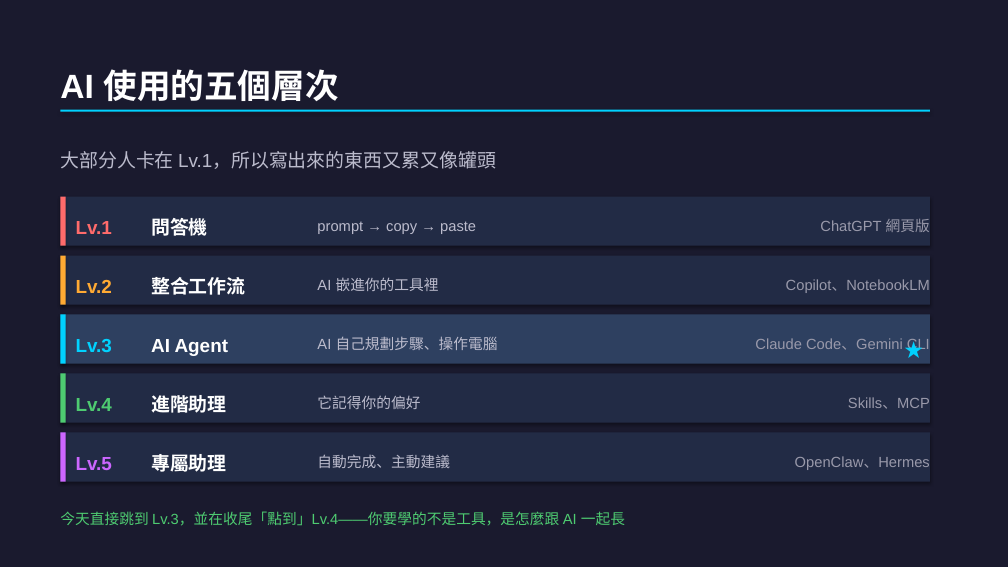
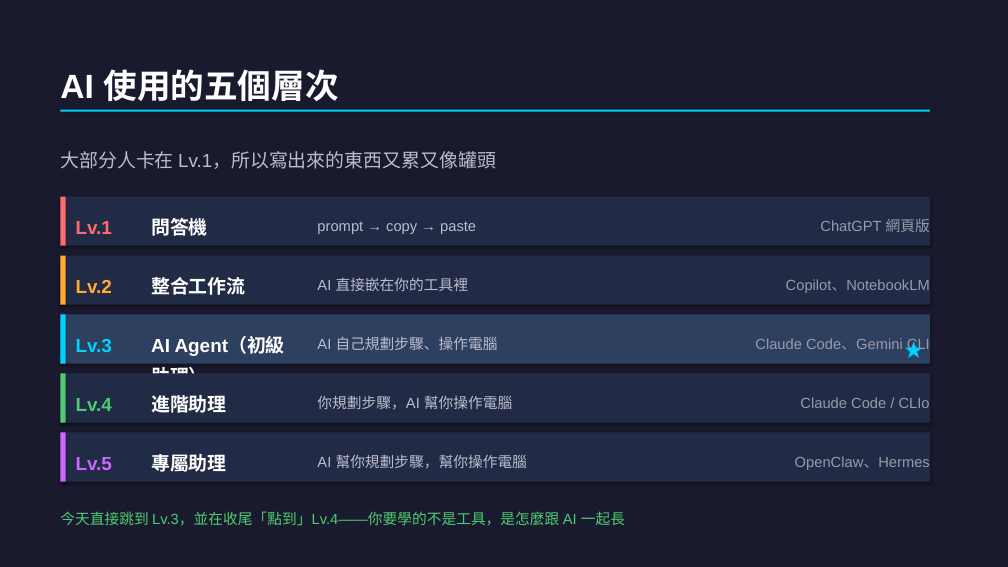
Before and after one commit to letranger/2026-04-30-AI-work, a slide deck: slide 3 of 和AI作朋友-工作坊簡報.pptx. Drawn at 1008x567 pixels with LibreOffice and Linux fonts; fonts in the diff are those of the drawing. Boxes give left, top, right and bottom in pixels: in the first picture for what was removed or moved away, otherwise in the second. Text is boxed around its words. In the diff, an @@ line names an element or a change of style, - is before the commit and + after.

```diff
--- a/和AI作朋友-工作坊簡報.pptx
+++ b/和AI作朋友-工作坊簡報.pptx
@@ text at bbox=[317, 278, 469, 291]: text changed @@
-AI 嵌進你的工具裡
+AI 直接嵌在你的工具裡
@@ text at bbox=[151, 337, 285, 374]: text changed @@
-AI Agent
+AI Agent（初級助理）
@@ text at bbox=[317, 395, 512, 410]: text changed @@
-它記得你的偏好
+你規劃步驟，AI 幫你操作電腦
@@ text at bbox=[800, 397, 930, 408]: text changed @@
-Skills、MCP
+Claude Code / CLIo
@@ text at bbox=[317, 454, 527, 469]: text changed @@
-自動完成、主動建議
+AI 幫你規劃步驟，幫你操作電腦
```
Also in this commit, not shown: 2 other files.
